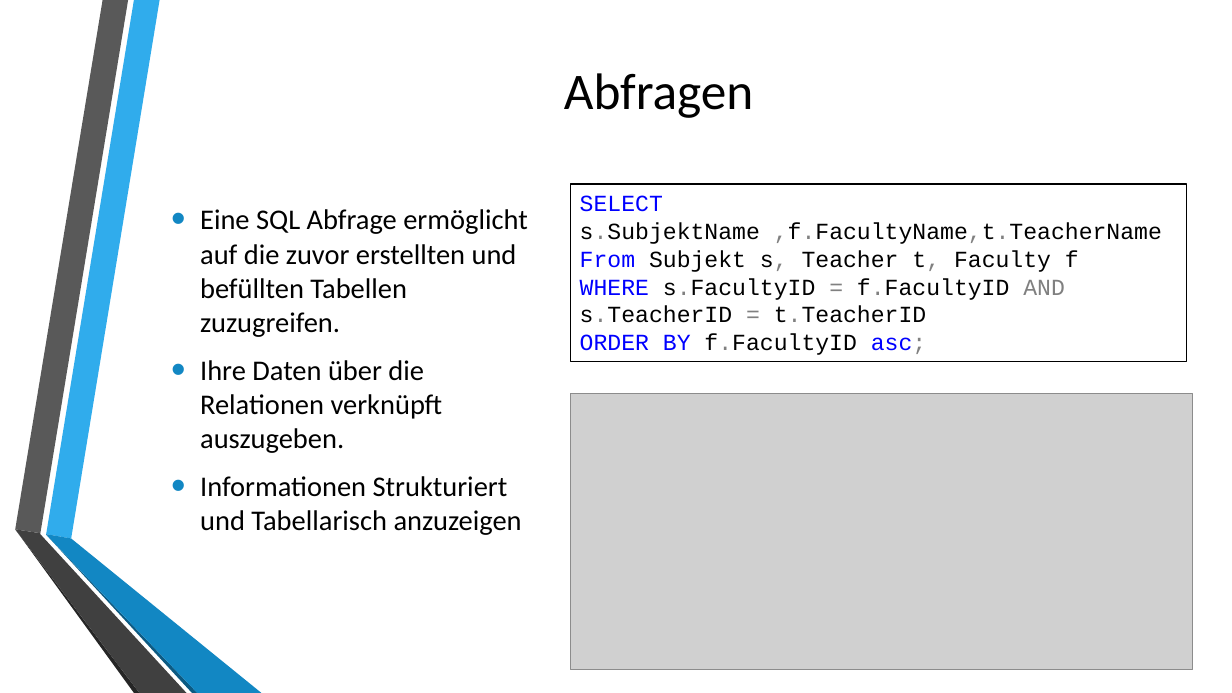
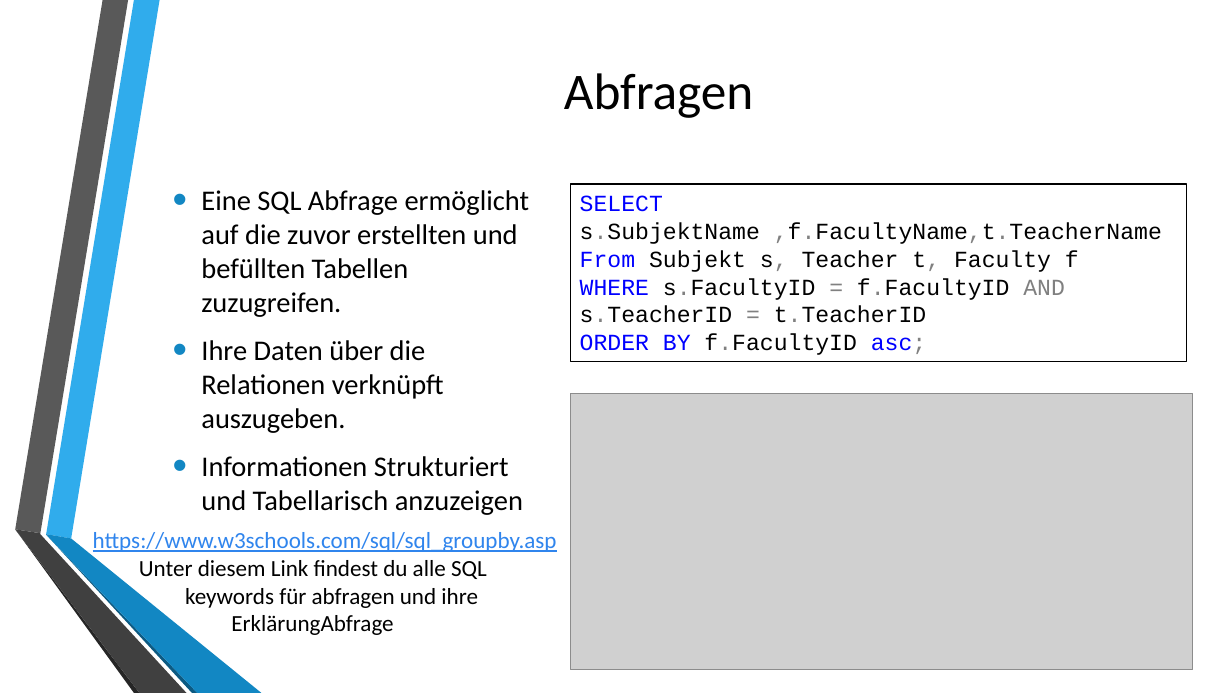
Before and after one commit to johzip/SQL_Presentation, a slide deck: slide 8 of Presentation.pptx (slide 7 before the commit). Drawn at 1232x693 pixels with LibreOffice and Linux fonts; fonts in the diff are those of the drawing; grey boxes stand for pictures; background and template pictures are left out. Boxes give left, top, right and bottom in pixels: in the first picture for what was removed or moved away, otherwise in the second. Text is boxed around its words. In the diff, an @@ line names an element or a change of style, - is before the commit and + after.

Commit message:
added a link

```diff
--- a/Presentation.pptx
+++ b/Presentation.pptx
@@ text "Eine SQL Abfrage ermöglicht auf ...": place and size @@
-text "Eine SQL Abfrage ermöglicht auf ..." at (200, 209, 528, 535)
+text "Eine SQL Abfrage ermöglicht auf ..." at (201, 190, 530, 515)
@@ text added at (93, 532, 557, 635), 18 pt, text #000000 @@
+https://www.w3schools.com/sql/sql_groupby.asp
+Unter diesem Link findest du alle SQL
+keywords für abfragen und ihre
+ErklärungAbfrage
```
Also in this commit, not shown: 1 other slide changed.
